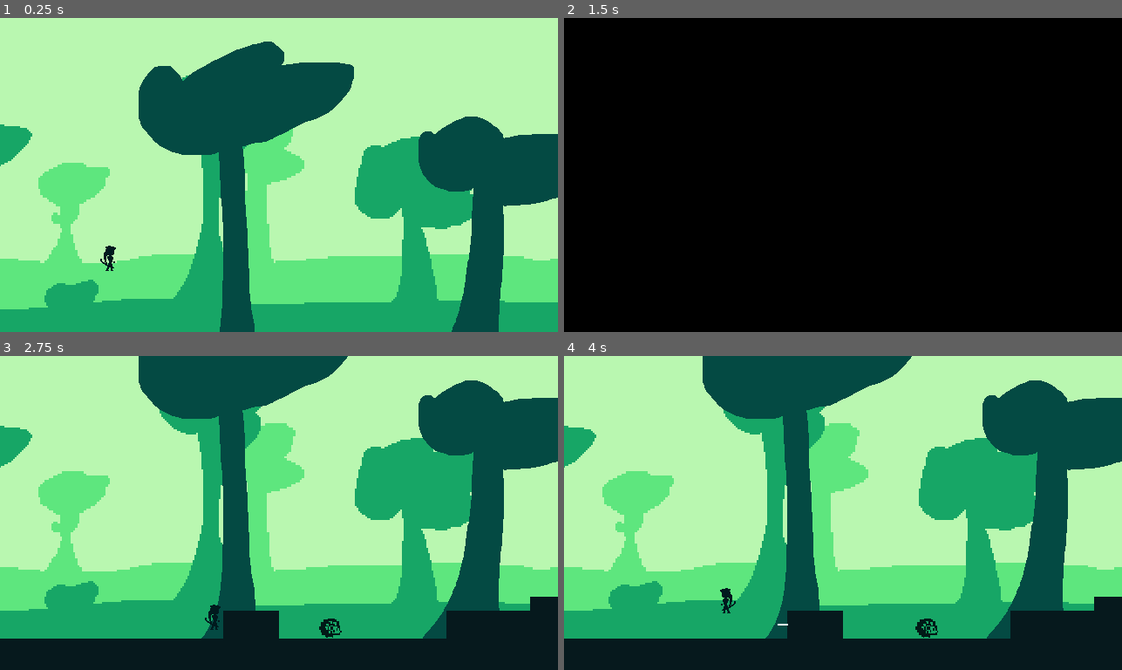
Above: before the commit, frames 1-4 (two rows, left to right).
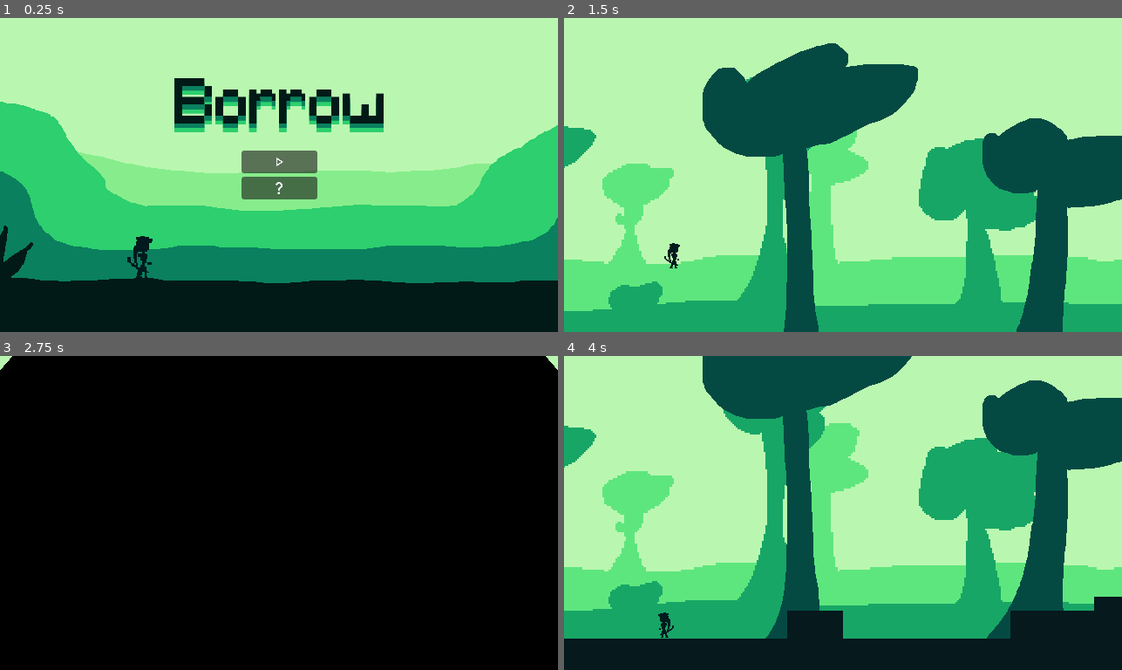
Above: after the commit, the same moments.

Repository: Borrow-Game/game-godot
Game: Godot game, scene res://Scenes/menu/menu.tscn
Same seed, same stepped clock (60 frames per second), same inputs: the game is played once before the commit and once after it. Before the commit the project starts from res://Scenes/chapter_1_level.tscn.
Inputs (mouse positions are in pixels of both pictures, inside the frame that each line leads up to):
- Up to frame 1 (0.25 s): no input
- Up to frame 2 (1.5 s): click (843, 162) at 0.52 s; click (803, 171) at 1.25 s, where only the run after the commit has a clickable "1"
- Up to frame 3 (2.75 s): tap Enter (ui_accept) at 2, 2.27 s; hold Right (right) from 2.03 s (still down); tap X (dash) at 2.1 s
- Up to frame 4 (4 s): tap Shift (shoot bow) at 2.85 s; tap Enter (ui_accept) at 3.02 s; release Right (right) at 3.53 s; hold Left (left) from 3.53 s (still down); tap X (dash) at 3.6 s

The runs differ from the first frame. In frame 1, 70% of the frame differs, in the area x 0-100%, y 7-100%; in frame 2, 100%, in the area x 0-100%, y 0-100%; in frame 3, 100%; in frame 4, 0.4%.

Commit message:
main menu & pause menu ok

Diff:
--- a/Scenes/menu/menu.tscn
+++ b/Scenes/menu/menu.tscn
@@ -1,5 +1,6 @@
-[gd_scene load_steps=7 format=3 uid="uid://bshc7exf28y1v"]
+[gd_scene load_steps=8 format=3 uid="uid://bshc7exf28y1v"]
 
+[ext_resource type="Texture2D" uid="uid://bdrg04epquftp" path="res://Assets/textures/icons/borrow_text_logo.png" id="2_uk3os"]
 [ext_resource type="Texture2D" uid="uid://7k7v056irndl" path="res://Assets/textures/backgrounds/test/AeaIa8i.png" id="2_yfiep"]
 [ext_resource type="Texture2D" uid="uid://e2mv41o0iu5s" path="res://Assets/textures/icons/play_arrow_24dp_E8EAED_FILL0_wght400_GRAD0_opsz24.png" id="3_388v7"]
 [ext_resource type="FontFile" uid="uid://du2fhx7mqviw1" path="res://Assets/fonts/Minecraft.ttf" id="4_hp511"]
@@ -23,6 +24,11 @@
 position = Vector2(359, 0)
 scale = Vector2(0.9, 0.9)
 texture = ExtResource("2_yfiep")
+
+[node name="Sprite2D2" type="Sprite2D" parent="start"]
+position = Vector2(320, -80)
+scale = Vector2(0.442446, 0.442446)
+texture = ExtResource("2_uk3os")
 
 [node name="help" type="Button" parent="start"]
 offset_left = 277.0
--- a/Scenes/menu/pause_menu.tscn
+++ b/Scenes/menu/pause_menu.tscn
@@ -1,7 +1,10 @@
-[gd_scene load_steps=5 format=3 uid="uid://doqeyhkgudnum"]
+[gd_scene load_steps=8 format=3 uid="uid://doqeyhkgudnum"]
 
 [ext_resource type="Script" path="res://Scripts/menu/pause_menu.gd" id="1_f3nkv"]
 [ext_resource type="Texture2D" uid="uid://e2mv41o0iu5s" path="res://Assets/textures/icons/play_arrow_24dp_E8EAED_FILL0_wght400_GRAD0_opsz24.png" id="1_o7606"]
+[ext_resource type="Script" path="res://Scripts/menu/pause_menu_button.gd" id="3_olj13"]
+[ext_resource type="Texture2D" uid="uid://kobybvybnq1b" path="res://Assets/textures/icons/logout_24dp_E8EAED_FILL0_wght400_GRAD0_opsz24.png" id="4_xcwip"]
+[ext_resource type="Script" path="res://Scripts/menu/paus_menu_leave.gd" id="5_0f0nu"]
 
 [sub_resource type="QuadMesh" id="QuadMesh_6vddg"]
 
@@ -17,19 +20,48 @@
 mesh = SubResource("QuadMesh_6vddg")
 
 [node name="play_mesh" type="MeshInstance2D" parent="."]
-position = Vector2(320, 192)
+position = Vector2(320, 176)
 scale = Vector2(112.5, 32.5)
 mesh = SubResource("QuadMesh_4caew")
 
 [node name="play" type="Button" parent="play_mesh"]
 modulate = Color(0, 0, 0, 1)
 top_level = true
+anchors_preset = -1
+anchor_left = -0.025
+anchor_right = 0.025
 offset_left = 280.0
-offset_top = 176.0
+offset_top = 160.0
 offset_right = 360.0
-offset_bottom = 208.0
+offset_bottom = 192.0
 icon = ExtResource("1_o7606")
 flat = true
 icon_alignment = 1
 expand_icon = true
+script = ExtResource("3_olj13")
 metadata/_edit_use_anchors_ = true
+
+[node name="exit" type="MeshInstance2D" parent="."]
+position = Vector2(320, 216)
+scale = Vector2(112.5, 32.5)
+mesh = SubResource("QuadMesh_4caew")
+
+[node name="exit" type="Button" parent="exit"]
+modulate = Color(0, 0, 0, 1)
+top_level = true
+anchors_preset = -1
+anchor_left = -0.025
+anchor_right = 0.025
+offset_left = 280.0
+offset_top = 200.0
+offset_right = 360.0
+offset_bottom = 232.0
+icon = ExtResource("4_xcwip")
+flat = true
+icon_alignment = 1
+expand_icon = true
+script = ExtResource("5_0f0nu")
+metadata/_edit_use_anchors_ = true
+
+[connection signal="pressed" from="play_mesh/play" to="play_mesh/play" method="_on_pressed"]
+[connection signal="pressed" from="exit/exit" to="exit/exit" method="_on_pressed"]
--- /dev/null
+++ b/Scripts/menu/paus_menu_leave.gd
@@ -0,0 +1,13 @@
+extends Button
+
+
+# Called when the node enters the scene tree for the first time.
+func _ready() -> void:
+	pass # Replace with function body.
+
+# Called every frame. 'delta' is the elapsed time since the previous frame.
+func _process(delta: float) -> void:
+	pass
+
+func _on_pressed() -> void:
+	get_tree().change_scene_to_file("res://Scenes/menu/menu.tscn")
--- /dev/null
+++ b/Scripts/menu/pause_menu_button.gd
@@ -0,0 +1,19 @@
+extends Button
+
+
+# Called when the node enters the scene tree for the first time.
+func _ready() -> void:
+	pass # Replace with function body.
+
+
+# Called every frame. 'delta' is the elapsed time since the previous frame.
+func _process(delta: float) -> void:
+	pass
+
+func _on_pressed() -> void:
+	print("Resume button pressed")
+
+	# Find the pause menu parent and remove it
+	var pause_menu = get_parent().get_parent()
+	if pause_menu:
+		pause_menu.queue_free()  # Remove the entire pause menu
--- a/Scripts/player_character.gd
+++ b/Scripts/player_character.gd
@@ -142,21 +142,24 @@
 		pause_game()
 
 func pause_game():
-	print('pause')
+	print("pause")
 	if pause_menu == null:
 		pause_menu = load("res://Scenes/menu/pause_menu.tscn").instantiate()
 		get_tree().current_scene.add_child(pause_menu)
 
+		# Connect the signal from pause menu
+		pause_menu.connect("resume_requested", Callable(self, "resume_game"))
+
 	is_paused = true
-	#get_tree().paused = true  # Pause game properly
 
 func resume_game():
-	print('resume')
-	if pause_menu:
-		print('resume2')
+	print("resume")
+
+	# Ensure pause_menu exists before trying to remove it
+	if pause_menu and is_instance_valid(pause_menu):
+		print("resume2")
 		pause_menu.queue_free()
-		await get_tree().process_frame  # Wait for the engine to remove the node
+		await get_tree().process_frame  # Ensure it's fully removed
 		pause_menu = null  # Reset reference
 
 	is_paused = false
-	#get_tree().paused = false  # Unpause game
--- a/project.godot
+++ b/project.godot
@@ -11,7 +11,7 @@
 [application]
 
 config/name="BorrowGame"
-run/main_scene="res://Scenes/chapter_1_level.tscn"
+run/main_scene="res://Scenes/menu/menu.tscn"
 config/features=PackedStringArray("4.3")
 config/icon="res://Scripts/Assets/Textures/icon.svg"
 
Binary file added: Assets/textures/icons/borrow_text_logo.png
Not shown, added: Assets/textures/icons/borrow_text_logo.png.import
Binary file added: Assets/textures/icons/logout_24dp_E8EAED_FILL0_wght400_GRAD0_opsz24.png
Not shown, added: Assets/textures/icons/logout_24dp_E8EAED_FILL0_wght400_GRAD0_opsz24.png.import
